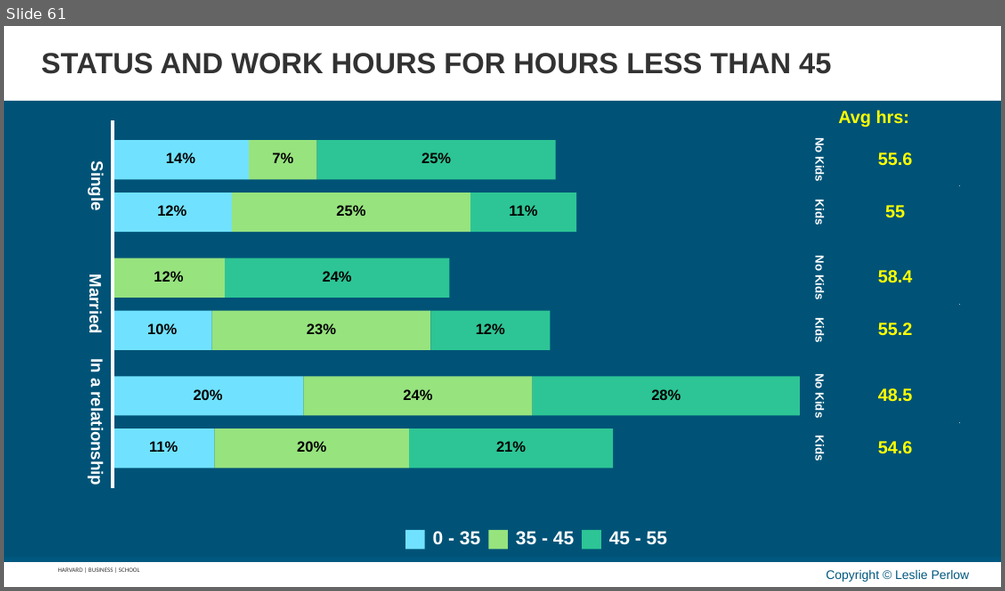
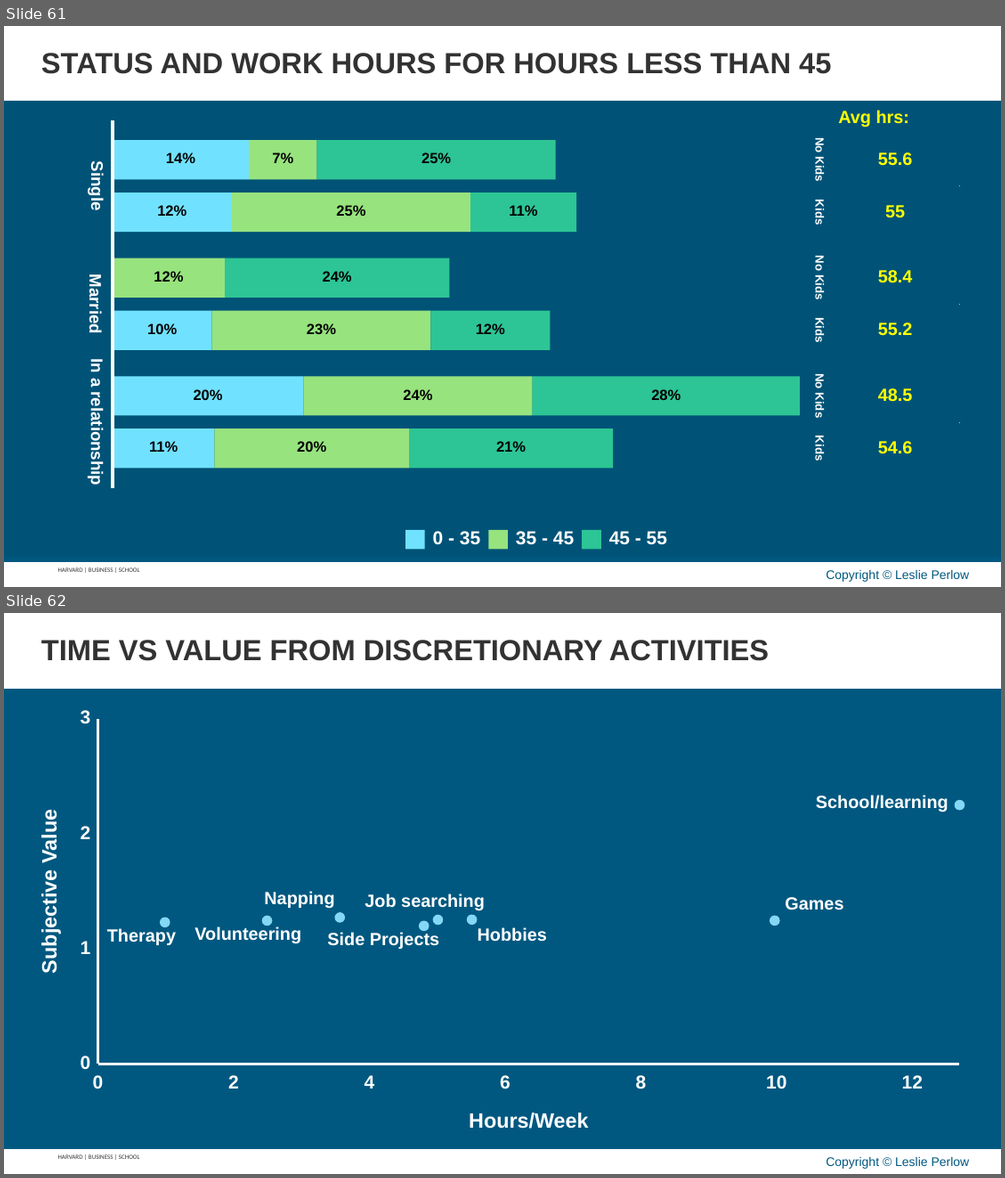
Before and after one commit to APPLITICS/lifematrix-deck-automation, a slide deck: outputs/generated_slides.pptx. Shown one above the other, each under a label of ours: slide 61 before the commit, slides 61 and 62 after it. The pictures are 1005x591 and 1005x1178 pixels, drawn with LibreOffice and Linux fonts; fonts in the diff are those of the drawing; background and template pictures are left out. Boxes give left, top, right and bottom in pixels: in the first picture for what was removed or moved away, otherwise in the second. Text is boxed around its words. In the diff, an @@ line names an element or a change of style, - is before the commit and + after.

Commit message:
feat: Add generate_activity_scatter_slide() for scatter plot slide generation
- Introduced new function to generate labeled scatter plot slides from paired metric inputs.
- Added example usage to the instructions list.
- Documented function behavior, features, and usage in the README.

```diff
--- a/outputs/generated_slides.pptx
+++ b/outputs/generated_slides.pptx
@@ slide 62 added at [4,613,1001,1174], background #005880; not listed: 4 template elements that a slide beside it also shows @@
@@ text added at [41,640,769,661], 28 pt, text #323233, bold @@
+TIME VS VALUE FROM DISCRETIONARY ACTIVITIES
@@ group added at [38,710,965,1128]: 21 texts, 8 ellipses, 2 freeform shapes @@
+Volunteering
+Therapy
+Games
+School/learning
+Side Projects
+Job searching
+Napping
+Hobbies
+0
+1
+2
+3
+0
+2
+4
+6
+8
+10
+12
+Hours/Week
+Subjective Value
```
Also in this commit, not shown: 4 other files.
